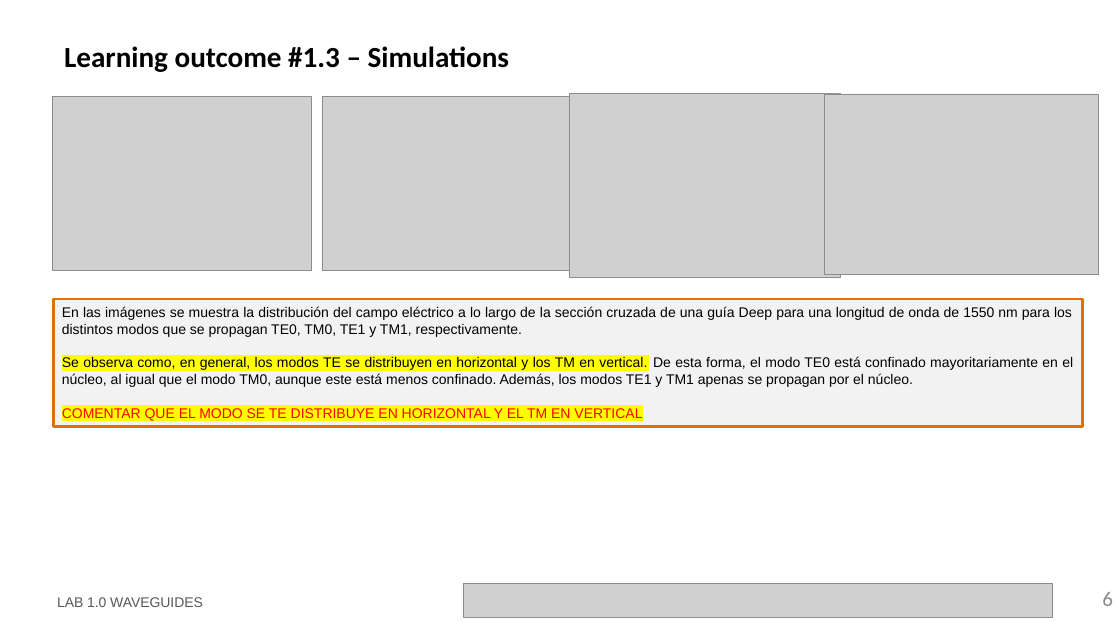
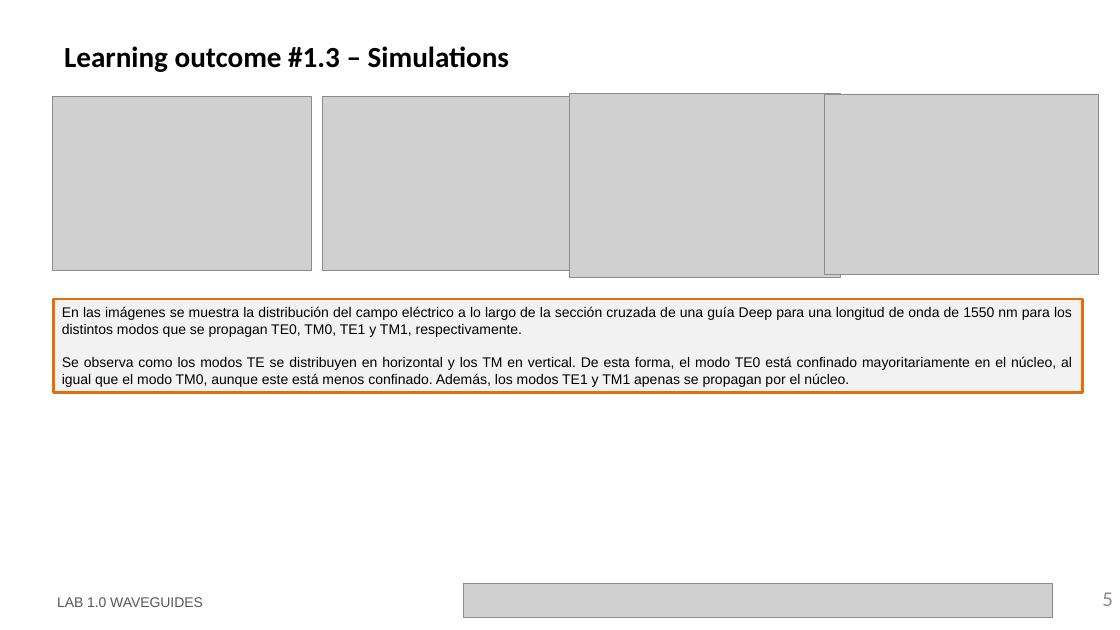
Before and after one commit to jllanoh/cifoin-lab1, a slide deck: slide 5 of LabBook_10.pptx (slide 6 before the commit). Drawn at 1120x630 pixels with LibreOffice and Linux fonts; fonts in the diff are those of the drawing; grey boxes stand for pictures; background and template pictures are left out. Boxes give left, top, right and bottom in pixels: in the first picture for what was removed or moved away, otherwise in the second. Text is boxed around its words. In the diff, an @@ line names an element or a change of style, - is before the commit and + after.

```diff
--- a/LabBook_10.pptx
+++ b/LabBook_10.pptx
@@ rectangle "En las imágenes se muestra ..." resized from (x1=54, y1=299, x2=1083, y2=426) to (x1=54, y1=299, x2=1083, y2=392) @@
@@ text in rectangle at (x1=62, y1=356, x2=1072, y2=387): text changed @@
-Se observa como, en general, los modos TE se distribuyen en horizontal y los TM en vertical. De esta forma, el modo TE0 está confinado mayoritariamente en el núcleo, al igual que el modo TM0, aunque este está menos confinado. Además, los modos TE1 y TM1 apenas se propagan por el núcleo.
-COMENTAR QUE EL MODO SE TE DISTRIBUYE EN HORIZONTAL Y EL TM EN VERTICAL
+Se observa como los modos TE se distribuyen en horizontal y los TM en vertical. De esta forma, el modo TE0 está confinado mayoritariamente en el núcleo, al igual que el modo TM0, aunque este está menos confinado. Además, los modos TE1 y TM1 apenas se propagan por el núcleo.
@@ page number at (x1=1102, y1=592, x2=1113, y2=606): text changed @@
-6
+5
```
Also in this commit, not shown: 10 other slides changed, 1 slide removed, 1 other file.
